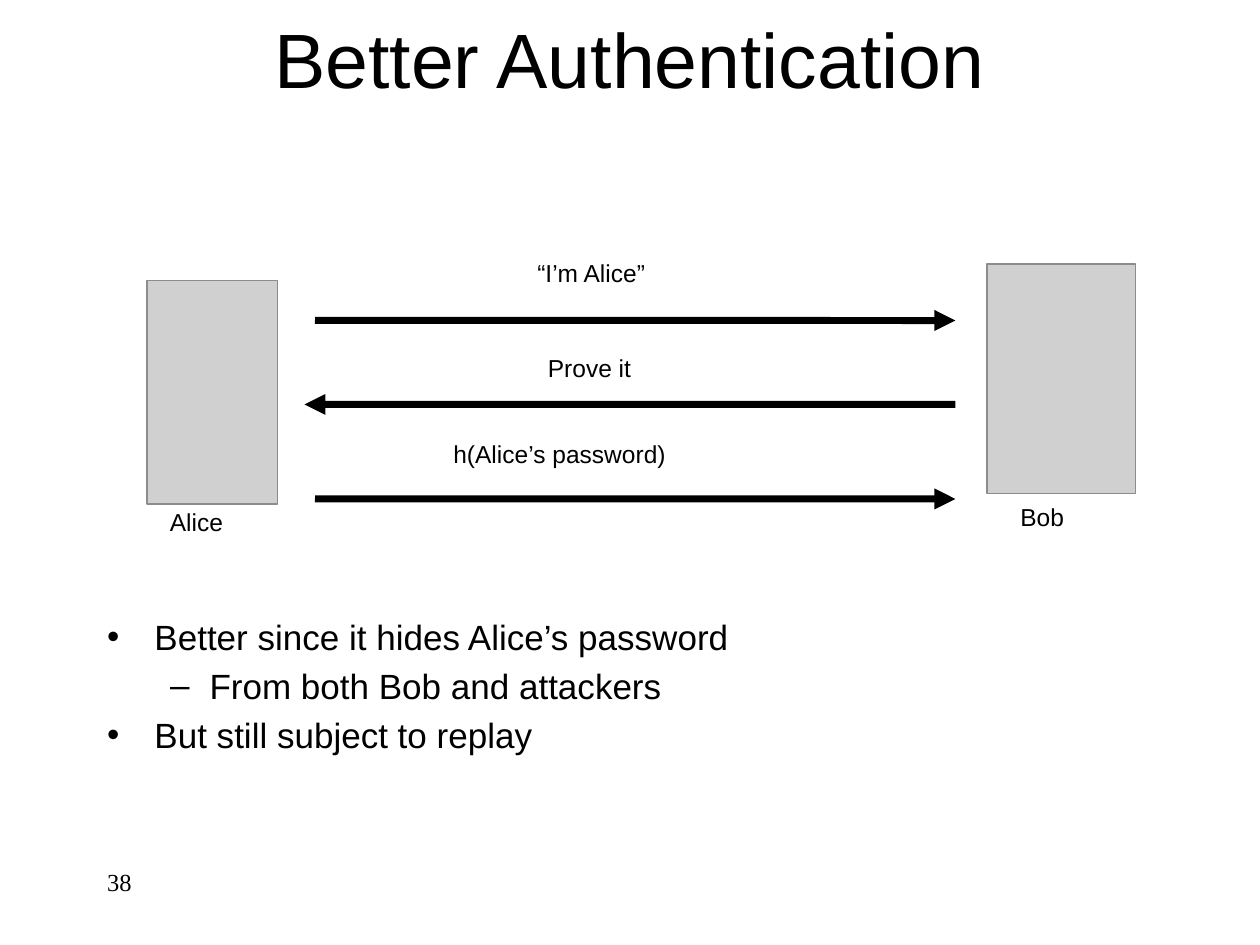
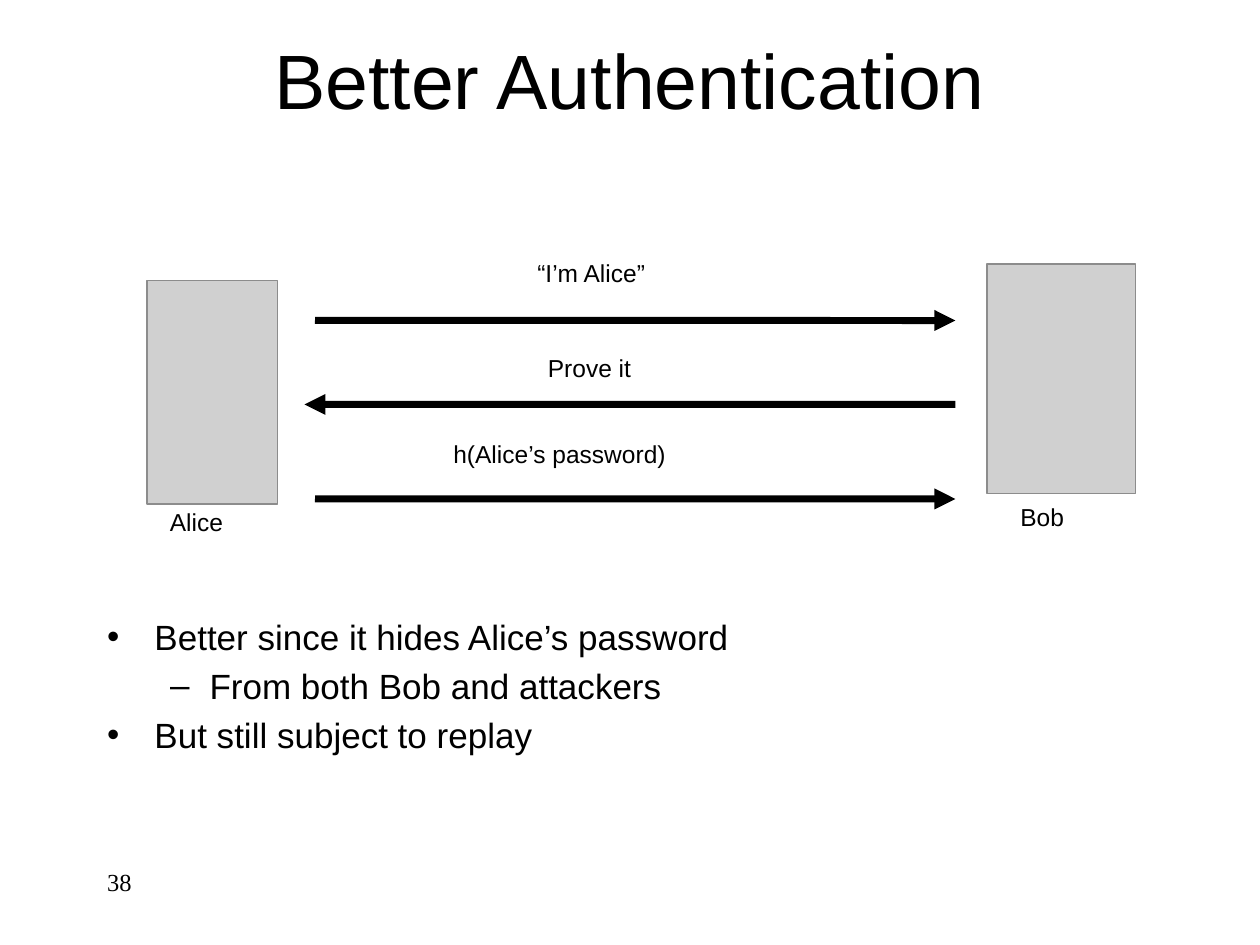
Before and after one commit to jlmucb/class_notes, a slide deck: slide 38 of BerkeleyClass/CS290Spring2013/Lectures/Cryptoclass9.pptx. Drawn at 1260x945 pixels with LibreOffice and Linux fonts; fonts in the diff are those of the drawing; grey boxes stand for pictures. Boxes give left, top, right and bottom in pixels: in the first picture for what was removed or moved away, otherwise in the second. Text is boxed around its words. In the diff, an @@ line names an element or a change of style, - is before the commit and + after.

```diff
--- a/BerkeleyClass/CS290Spring2013/Lectures/Cryptoclass9.pptx
+++ b/BerkeleyClass/CS290Spring2013/Lectures/Cryptoclass9.pptx
@@ title "Better Authentication": place and size @@
-title "Better Authentication" at (274,32,985,89)
+title "Better Authentication" at (274,53,985,110)
```
Also in this commit, not shown: 28 other slides changed.
